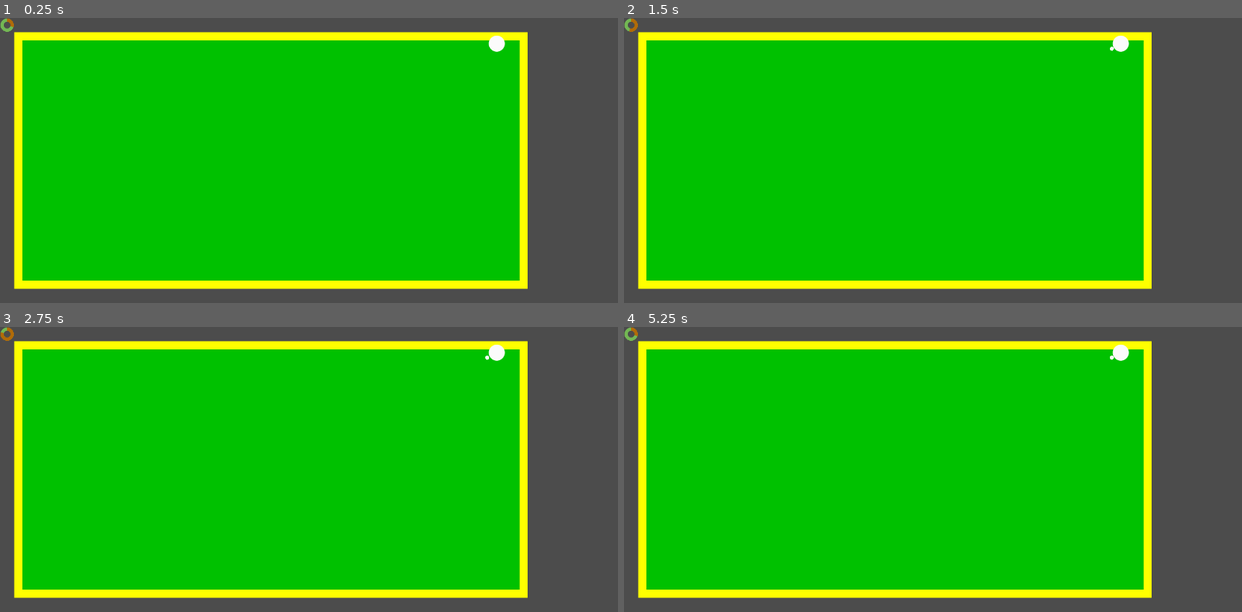
Above: before the commit, frames 1-4 (two rows, left to right).
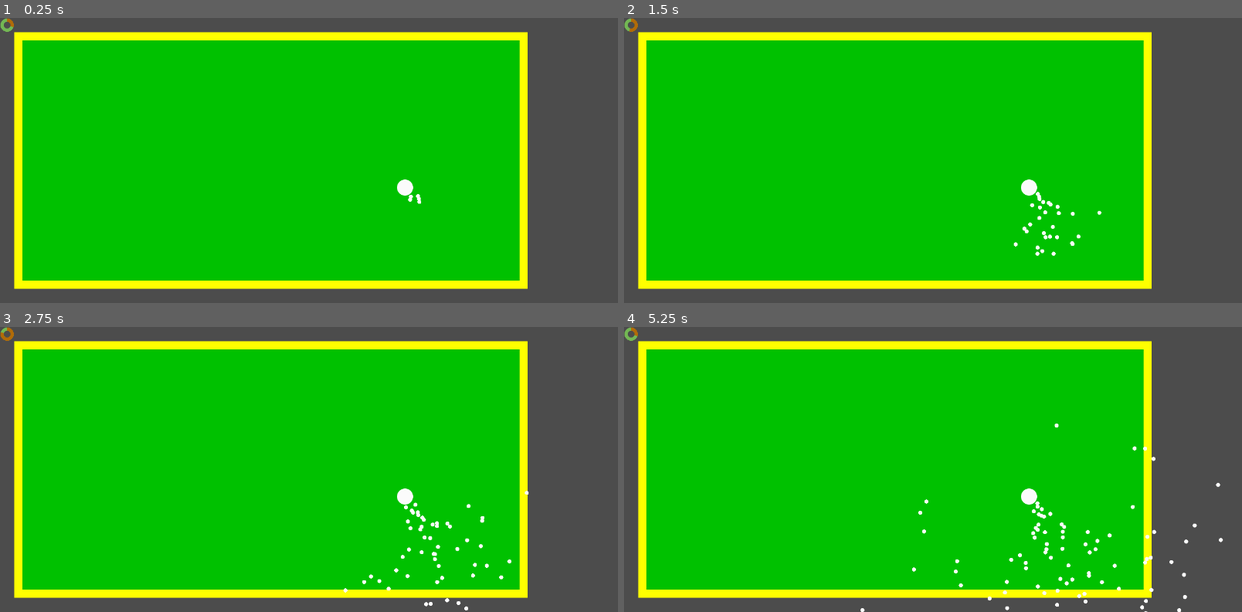
Above: after the commit, the same moments.

Repository: Pe3Hu/mahamano
Game: Godot game, scene res://scenes/Game.tscn
Two runs of this game, one before a commit and one after it. Both use one fixed random seed, a clock stepped at 60 frames per second and the inputs below.
Inputs (mouse positions are in pixels of both pictures, inside the frame that each line leads up to):
- Up to frame 1 (0.25 s): no input
- Up to frame 2 (1.5 s): tap Enter at 0.5 s; move the mouse to (1068, 146) at 0.52 s; click (1068, 146) at 0.67 s; move the mouse to (809, 174) at 1.27 s; hold S from 1.28 s (still down)
- Up to frame 3 (2.75 s): move the mouse to (370, 406) at 2.02 s; release S at 2.03 s
- Up to frame 4 (5.25 s): move the mouse to (902, 526) at 2.77 s; click (902, 526) at 2.92 s; move the mouse to (1118, 512) at 3.52 s; hold S from 3.53 s (still down); move the mouse to (747, 426) at 4.27 s; move the mouse to (963, 469) at 5.02 s; click (963, 469) at 5.17 s

The runs differ from the first frame. In frame 1, 0.3% of the frame differs, in the area x 64-82%, y 6-66%; in frame 2, 0.5%; in frame 3, 0.7%; in frame 4, 1.0%, in the area x 38-97%, y 6-100%.

Commit message:
update version 0.0011
1. 450 mutants limit

Diff:
--- a/scenes/Lair.tscn
+++ b/scenes/Lair.tscn
@@ -7,6 +7,10 @@
 radius = 32.0156
 
 [node name="Lair" type="Area2D"]
+collision_layer = 0
+collision_mask = 0
+monitoring = false
+monitorable = false
 script = ExtResource( 2 )
 
 [node name="Sprite" type="Sprite" parent="."]
--- a/scripts/Classes_0.gd
+++ b/scripts/Classes_0.gd
@@ -4,9 +4,26 @@
 class Isle:
 	var arr = {}
 	var vec = {}
+	var polygon = {}
 
 	func _init():
+		init_polygons()
 		init_habitats()
+
+	func init_polygons():
+		polygon.grid = []
+		var size = Vector2(Global.num.isle.cols,Global.num.isle.rows)
+
+		for square in Global.arr.square:
+			var vertex = square*size
+			polygon.grid.append(vertex)
+
+		polygon.position = []
+		size = Vector2(Global.num.isle.cols,Global.num.isle.rows)*Global.num.habitat.a
+
+		for square in Global.arr.square:
+			var vertex = Global.vec.isle.offset+square*size
+			polygon.position.append(vertex)
 
 	func init_habitats():
 		Global.node.isle.scale = Vector2(Global.num.habitat.a/Global.vec.habitat.size.x,Global.num.habitat.a/Global.vec.habitat.size.y)
@@ -37,24 +54,43 @@
 
 				habitat.set_biom(biom)
 
+	func get_habitat(position_):
+		for habitats in arr.habitat:
+			for habitat in habitats:
+				if habitat.check_on_habitat(position_):
+					return habitat
+
+		return null
+
 	func check_grid_on_borderland(grid_):
 			return grid_.x == 0 || grid_.x == Global.num.isle.cols-1 || grid_.y == 0 || grid_.y == Global.num.isle.rows-1
 
 	func check_grid_on_board(grid_):
-			return grid_.x >= 0 && grid_.x < Global.num.isle.cols && grid_.y >= 0 && grid_.y < Global.num.isle.rows
+		return Geometry.is_point_in_polygon(grid_, polygon.grid)
+		#return grid_.x >= 0 && grid_.x < Global.num.isle.cols && grid_.y >= 0 && grid_.y < Global.num.isle.rows
 
 	func check_position_on_board(position_):
-			return position_.x >= 0 && position_.x < vec.size.x && position_.y >= 0 && position_.y < vec.size.y
+		return Geometry.is_point_in_polygon(position_, polygon.position)
+		#return position_.x >= 0 && position_.x < vec.size.x && position_.y >= 0 && position_.y < vec.size.y
 
 class Habitat:
 	var word = {}
+	var arr = {}
 	var vec = {}
 	var obj = {}
 
 	func _init(input_):
 		vec.grid = input_.grid
-		#vec.position = vec.grid*Global.num.habitat.a+Global.vec.isle.offset
 		obj.isle = input_.isle
+		init_vertexs()
+
+	func init_vertexs():
+		var position = vec.grid*Global.num.habitat.a+Global.vec.isle.offset
+		arr.vertex = []
+		var vertex = position
+		arr.vertex.append(vertex)
+		vertex = position+Vector2(Global.num.habitat.a,Global.num.habitat.a)
+		arr.vertex.append(vertex)
 
 	func set_biom(biom_):
 		word.biom = biom_
@@ -66,7 +102,10 @@
 			"sand":
 				tile = 1
 
-		Global.node.isle.set_cell(vec.grid.x,vec.grid.y,tile)
+		Global.node.isle.set_cellv(vec.grid,tile)
+
+	func check_on_habitat(position_):
+			return position_.x > arr.vertex.front().x && position_.x < arr.vertex.back().x && position_.y > arr.vertex.front().y && position_.y < arr.vertex.back().y
 
 class Sorter:
 	static func sort_ascending(a, b):
--- a/scripts/Classes_1.gd
+++ b/scripts/Classes_1.gd
@@ -7,9 +7,18 @@
 	var flag = {}
 
 	func _init():
-		arr.mutant = []
 		flag.stop = false
 		init_lairs()
+		preinit_mutant()
+
+	func preinit_mutant():
+		arr.mutant = []
+		arr.mutant_pool = []
+		var n = 1000
+
+		for _i in n:
+			var mutant = Global.scene.mutant.instance()
+			arr.mutant_pool.append(mutant)
 
 	func init_lairs():
 		arr.lair = []
@@ -24,9 +33,9 @@
 
 	func get_random_position():
 		Global.rng.randomize()
-		var x = Global.rng.randi_range(Global.num.lair.r, Global.obj.isle.vec.size.x-Global.num.lair.r)
+		var x = Global.rng.randi_range(Global.num.lair.d, Global.obj.isle.vec.size.x-Global.num.lair.d)
 		Global.rng.randomize()
-		var y = Global.rng.randi_range(Global.num.lair.r,Global.obj.isle.vec.size.y-Global.num.lair.r)
+		var y = Global.rng.randi_range(Global.num.lair.d,Global.obj.isle.vec.size.y-Global.num.lair.d)
 		return Vector2(x,y)
 
 	func tick(delta_):
@@ -68,7 +77,7 @@
 
 		while !flag_:
 			Global.rng.randomize()
-			angle = Global.rng.randi_range(0, 360)
+			angle = Global.rng.randf_range(0, 360)/360
 			position = vec.position+Vector2(sin(angle),cos(angle))*r
 			flag_ = Global.obj.isle.check_position_on_board(position)
 
@@ -76,20 +85,26 @@
 
 class Mutant:
 	var num = {}
+	var vec = {}
+	var arr = {}
 	var obj = {}
-	var vec = {}
 	var scene = {}
 
 	func _init(input_):
+		num.index = Global.num.primary_key.mutant
+		Global.num.primary_key.mutant += 1
 		obj.animalia = input_.animalia
+		obj.habitat = null
+		arr.flip = []
 		init_scenes(input_)
 		init_stat(input_)
 
 	func init_scenes(input_):
-		scene.mutant = Global.scene.mutant.instance()
+		scene.mutant = obj.animalia.arr.mutant_pool[num.index]
 		Global.node.animalia.add_child(scene.mutant)
 		scene.mutant.position = input_.position
 		scene.mutant.scale = Vector2(Global.num.mutant.d/Global.vec.mutant.size.x,Global.num.mutant.d/Global.vec.mutant.size.y)
+		get_habitat()
 
 	func init_stat(input_):
 		num.stat = {}
@@ -97,7 +112,7 @@
 		num.stat.cargo.current = 0
 		num.stat.cargo.max = 100
 		num.stat.step = {}
-		num.stat.step.max = 10
+		num.stat.step.max = 100
 		num.stat.step.current = num.stat.step.max
 
 		num.angle = {}
@@ -105,26 +120,62 @@
 		num.angle.eye.current = input_.angle
 		num.angle.squint = {}
 		num.angle.squint.current = 0
-		num.angle.squint.max = 360/3
-		num.angle.squint.step = 360/36
-		print("@",num.angle.eye.current)
+		num.angle.squint.max = 8.0/360
+		num.angle.squint.step = 2.0/360
 
-		vec.eye = Vector2(sin(num.angle.eye.current),cos(num.angle.eye.current))
-
-	func shift_gaze():
-		Global.rng.randomize()
-		var squint = Global.rng.randi_range(-num.angle.squint.step, num.angle.squint.step)
-		print("#",squint)
-		num.angle.squint.current += squint
-
-		if abs(num.angle.squint.current) > num.angle.squint.max:
-			num.angle.squint.current = num.angle.squint.max*sign(num.angle.squint.current)
-
-		num.angle.eye.current += num.angle.squint.current
-		print("@",num.angle.eye.current)
 		vec.eye = Vector2(sin(num.angle.eye.current),cos(num.angle.eye.current))
 
 	func move(delta_):
 		shift_gaze()
 		var step = vec.eye*num.stat.step.current*delta_
 		scene.mutant.position += step
+		#get_habitat()
+
+	func shift_gaze():
+		Global.rng.randomize()
+		var squint = Global.rng.randf_range(-num.angle.squint.step, num.angle.squint.step)
+		num.angle.squint.current += squint
+		#print("#",squint)
+#		if abs(num.angle.eye.current+squint) > num.angle.squint.max:
+#			squint = (num.angle.squint.max-abs(num.angle.eye.current))*sign(num.angle.eye.current)
+#
+#		num.angle.eye.current += squint
+		if abs(num.angle.squint.current) > num.angle.squint.max:
+			num.angle.squint.current = num.angle.squint.max*sign(num.angle.squint.current)
+
+		num.angle.eye.current += num.angle.squint.current
+		vec.eye = Vector2(sin(num.angle.eye.current),cos(num.angle.eye.current))
+
+	func get_habitat():
+		obj.habitat = Global.obj.isle.get_habitat(scene.mutant.position)
+		if Global.obj.isle.check_grid_on_borderland(obj.habitat.vec.grid):
+			flip_angle()
+		else:
+			arr.flip = []
+		pass
+
+	func flip_angle():
+		var edge = Vector2()
+
+		if obj.habitat.vec.grid.x == 0:
+			edge.x = -1
+		if obj.habitat.vec.grid.x == Global.num.isle.cols-1:
+			edge.x = 1
+		if obj.habitat.vec.grid.y == 0:
+			edge.y = -1
+		if obj.habitat.vec.grid.y == Global.num.isle.rows-1:
+			edge.y = 1
+
+		if !arr.flip.has(edge):
+			arr.flip.append(edge)
+
+			if edge.x != 0 && edge.y != 0:
+				num.angle.eye.current = PI*2-num.angle.eye.current
+			else:
+				if edge.y != 0:
+					num.angle.eye.current = -(num.angle.eye.current+PI)
+				if edge.x != 0:
+					num.angle.eye.current = -num.angle.eye.current
+
+		num.angle.squint.current = 0
+		vec.eye = Vector2(sin(num.angle.eye.current),cos(num.angle.eye.current))
--- a/scripts/Game.gd
+++ b/scripts/Game.gd
@@ -24,16 +24,17 @@
 	if Global.obj.keys().has("animalia"):
 		if !Global.obj.animalia.flag.stop:
 			Global.obj.animalia.tick(delta)
-	#print(delta,"FPS " + String(Engine.get_frames_per_second()))
+	print(Global.obj.animalia.arr.mutant.size()," FPS " + String(Engine.get_frames_per_second()))
 
 func _on_Timer_timeout():
 	if Global.obj.keys().has("animalia"):
 		if !Global.obj.animalia.flag.stop:
 			Global.node.timebar.value += 1
 
+			if Global.num.primary_key.mutant < Global.obj.animalia.arr.mutant_pool.size():
+				#for _i in 100:
+				for lair in Global.obj.animalia.arr.lair:
+					lair.give_birth_to()
+
 			if Global.node.timebar.value >= Global.node.timebar.max_value:
 				Global.node.timebar.value -= Global.node.timebar.max_value
-
-				if  Global.obj.animalia.arr.mutant.size() == 0:
-					for lair in Global.obj.animalia.arr.lair:
-						lair.give_birth_to()
--- a/scripts/Global.gd
+++ b/scripts/Global.gd
@@ -38,6 +38,7 @@
 
 func init_primary_key():
 	num.primary_key = {}
+	num.primary_key.mutant = 0
 
 func init_dict():
 	init_window_size()
@@ -51,7 +52,12 @@
 	OS.set_current_screen(1)
 
 func init_arr():
-	pass
+	arr.square = [
+		Vector2( 0, 0),
+		Vector2( 1, 0),
+		Vector2( 1, 1),
+		Vector2( 0, 1)
+	]
 
 func init_scene():
 	scene.lair = preload("res://scenes/Lair.tscn")
